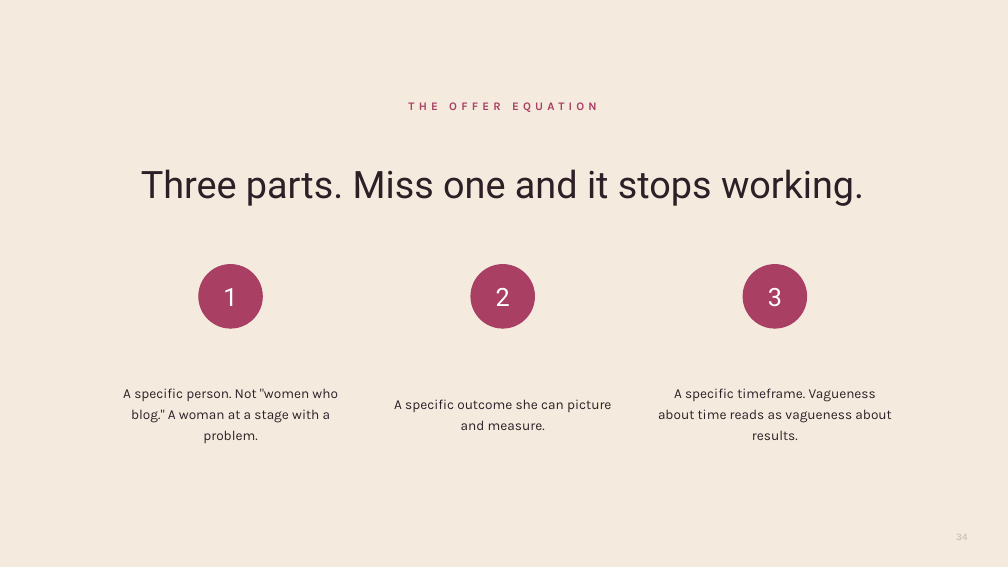
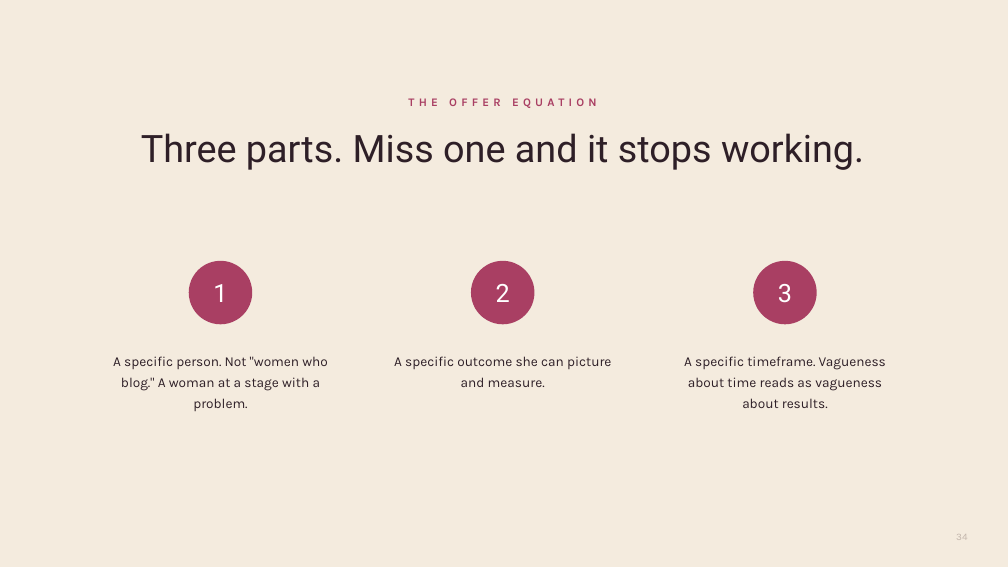
Before and after one commit to genasbury12/blb-site, a slide deck: slide 34 of BLB-Course-Deck-Template.pptx. Drawn at 1008x567 pixels with LibreOffice and Linux fonts; fonts in the diff are those of the drawing. Boxes give left, top, right and bottom in pixels: in the first picture for what was removed or moved away, otherwise in the second. Text is boxed around its words. In the diff, an @@ line names an element or a change of style, - is before the commit and + after.

```diff
--- a/BLB-Course-Deck-Template.pptx
+++ b/BLB-Course-Deck-Template.pptx
@@ text "1": place and size @@
-text "1" at [223,288,237,306]
+text "1" at [213,284,227,302]
@@ ellipse: place and size @@
-ellipse at [199,265,262,328]
+ellipse at [189,261,253,324]
@@ text "2": place and size @@
-text "2" at [496,288,510,306]
+text "2" at [496,284,510,302]
@@ ellipse: place and size @@
-ellipse at [471,265,535,328]
+ellipse at [471,261,535,324]
@@ text "3": place and size @@
-text "3" at [768,288,782,307]
+text "3" at [778,284,792,303]
@@ ellipse: place and size @@
-ellipse at [743,265,807,328]
+ellipse at [753,261,817,324]
@@ outline #A93F63 1 pt to none in 3 elements at [471,261,535,324], [189,261,253,324], [753,261,817,324] @@
@@ vertical alignment middle to top in 5 elements at [408,98,597,108], [141,133,864,170], [394,356,611,387], [684,356,886,408], [113,356,328,411] @@
@@ text "A specific person. Not "women ...": place and size @@
-text "A specific person. Not "women ..." at [123,388,338,443]
+text "A specific person. Not "women ..." at [113,356,328,411]
@@ text "A specific timeframe. Vagueness about ...": place and size @@
-text "A specific timeframe. Vagueness about ..." at [658,388,891,440]
+text "A specific timeframe. Vagueness about ..." at [684,356,886,408]
```
Also in this commit, not shown: 99 other slides changed, 1 other file.
